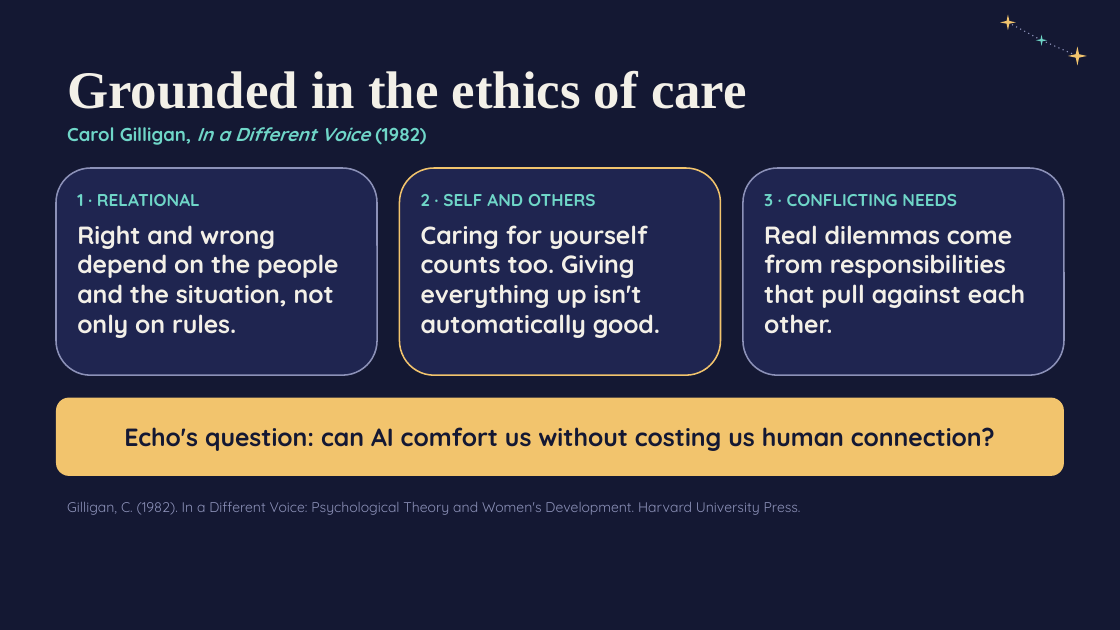
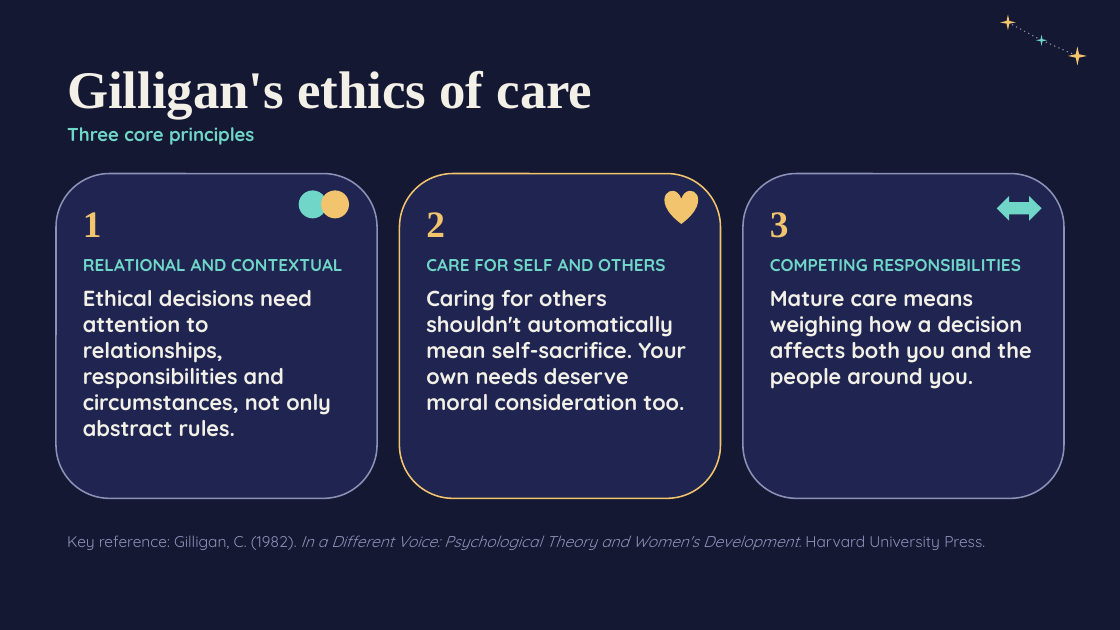
Before and after one commit to yds732/what-if-edux, a slide deck: slide 6 of EduX_Hackathon_Pitch_Deck_updated.pptx (slide 7 before the commit). Drawn at 1120x630 pixels with LibreOffice and Linux fonts; fonts in the diff are those of the drawing. Boxes give left, top, right and bottom in pixels: in the first picture for what was removed or moved away, otherwise in the second. Text is boxed around its words. In the diff, an @@ line names an element or a change of style, - is before the commit and + after.

```diff
--- a/EduX_Hackathon_Pitch_Deck_updated.pptx
+++ b/EduX_Hackathon_Pitch_Deck_updated.pptx
@@ text at (67,70,593,120): text changed @@
-Grounded in the ethics of care
+Gilligan's ethics of care
@@ text at (67,127,254,145): text changed @@
-Carol Gilligan, In a Different Voice (1982)
+Three core principles
@@ rounded rectangle "1": place and size @@
-rounded rectangle "1" at (56,168,377,375)
+rounded rectangle "1" at (56,174,377,498)
@@ rounded rectangle "2": place and size @@
-rounded rectangle "2" at (400,168,721,375)
+rounded rectangle "2" at (400,174,721,498)
@@ rounded rectangle removed at (743,168,1064,375) @@
-3 · CONFLICTING NEEDS
-Real dilemmas come from responsibilities that pull against each other.
@@ rounded rectangle added at (743,174,1064,498), fill #1F2550, outline #8C91B8 1 pt, 14 pt, text #F3F0E8, bold @@
+3
+COMPETING RESPONSIBILITIES
+Mature care means weighing how a decision affects both you and the people around you.
@@ ellipse added at (299,190,327,218), fill #6FD6C8 @@
@@ ellipse added at (321,190,349,218), fill #F2C46D @@
@@ heart added at (664,190,698,224), fill #F2C46D @@
@@ left right arrow added at (997,196,1042,221), fill #6FD6C8 @@
@@ text in rounded rectangle at (83,212,342,437): text changed; size 16 to 14 pt @@
-1 · RELATIONAL
-Right and wrong depend on the people and the situation, not only on rules.
+1
+RELATIONAL AND CONTEXTUAL
+Ethical decisions need attention to relationships, responsibilities and circumstances, not only abstract rules.
@@ text in rounded rectangle at (426,212,686,411): text changed; size 16 to 14 pt @@
-2 · SELF AND OTHERS
-Caring for yourself counts too. Giving everything up isn't automatically good.
+2
+CARE FOR SELF AND OTHERS
+Caring for others shouldn't automatically mean self-sacrifice. Your own needs deserve moral consideration too.
@@ rounded rectangle removed at (56,398,1064,476) @@
-Echo's question: can AI comfort us without costing us human connection?
@@ text at (67,535,985,550): text changed; size 9 to 10 pt; italic on @@
-Gilligan, C. (1982). In a Different Voice: Psychological Theory and Women's Development. Harvard University Press.
+Key reference: Gilligan, C. (1982). In a Different Voice: Psychological Theory and Women's Development. Harvard University Press.
```
Also in this commit, not shown: 2 other slides changed, 1 slide added, 1 slide removed.
